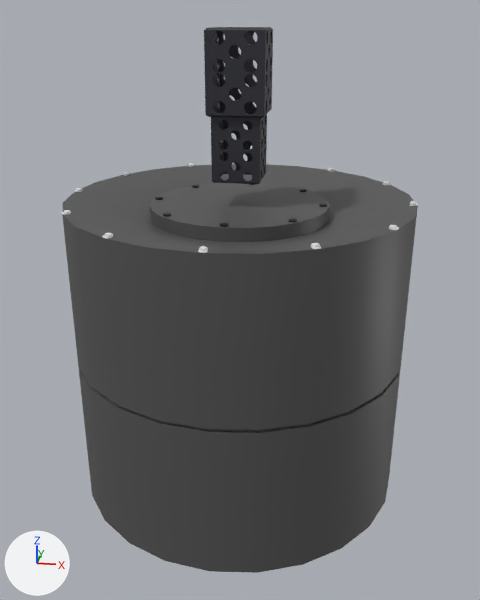
Before and after pictures for a commit that changed the Blender file HS-306/HS-306_actualBottom.blend.
Before and after are seen from a camera (50 mm lens) standing at (0.288, -1.713, 0.861) and looking at (0.003, -0.014, 0.14). The axes (+X, +Y, +Z) are drawn at lower left. The lights are the same throughout.

Before the edit, the objects in view are built like this:
```python
me_cube_010 = bpy.data.meshes.new('Cube.010')
me_cube_010.from_pydata(...)  # 2628 vertices, 1360 faces; spans x -1.0..1.0, y -1.0..1.0, z -1.71..1.0
me_cube_010.polygons.foreach_set('use_smooth', [True] * 1360)
me_cube_010.materials.append(mat_material)  # black #2d2d36
me_cube_025 = bpy.data.meshes.new('Cube.025')
me_cube_025.from_pydata(...)  # 2694 vertices, 1389 faces; spans x -1.0..1.0, y -1.0..1.0, z -2.33..1.0
me_cube_025.polygons.foreach_set('use_smooth', [True] * 1389)
me_cube_025.materials.append(mat_material)  # black #2d2d36
me_cylinder_056 = bpy.data.meshes.new('Cylinder.056')
me_cylinder_056.from_pydata(...)  # 747 vertices, 768 faces; spans x -1.0..1.0, y -1.0..1.0, z -1.17..1.0
me_cylinder_056.polygons.foreach_set('use_smooth', [True] * 768)
me_cylinder_056.materials.append(mat_material_003)  # dark grey #535353
ob_body = bpy.data.objects.new('Body', me_cylinder_056)
ob_body.location = (0.0, 0.0, 0.0)
ob_body.scale = (0.46, 0.46, 0.429)
ob_cube_026 = bpy.data.objects.new('Cube.026', me_cube_025)
ob_cube_026.parent = ob_ats_artist_antenna
ob_cube_026.matrix_parent_inverse = Matrix(((2.174, 0.0, 0.0, 0.0), (0.0, 2.174, 0.0, 0.0), (0.0, 0.0, 2.331, -1.341), (0.0, 0.0, 0.0, 1.0)))
ob_cube_026.location = (0.0, 0.0, 0.785)
ob_cube_026.scale = (0.0724, 0.0724, 0.0609)
ob_cube_027 = bpy.data.objects.new('Cube.027', me_cube_010)
ob_cube_027.parent = ob_ats_artist_antenna
ob_cube_027.matrix_parent_inverse = Matrix(((2.174, 0.0, 0.0, 0.0), (0.0, 2.174, 0.0, 0.0), (0.0, 0.0, 2.331, -1.341), (0.0, 0.0, 0.0, 1.0)))
ob_cube_027.location = (0.0, 0.0, 0.583)
ob_cube_027.scale = (0.0618, 0.0618, 0.0609)
```
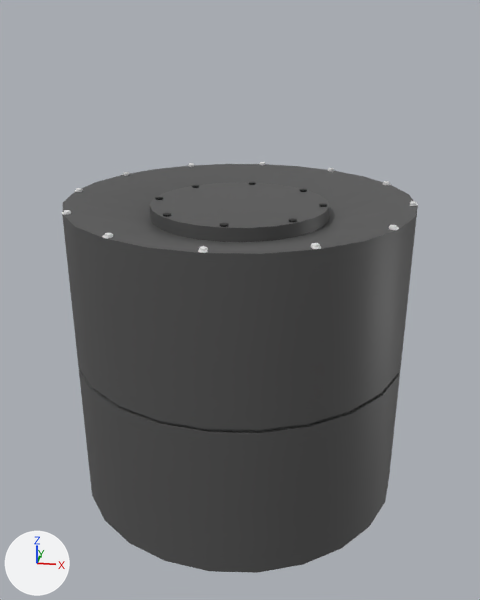
Pixel boxes [x1, y1, x2, y2] of what changed, in the pictures (480 x 600 px):
'Cube.026', deleted (black)
    before: [204, 27, 273, 118]
'Cube.027', deleted (black)
    before: [211, 110, 267, 184]

What the commit changed:
Object 'Cube.026' (ob_cube_026) is deleted.
Object 'Cube.027' (ob_cube_027) is deleted.
